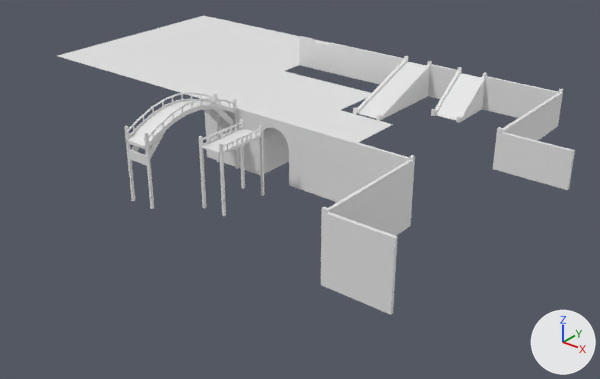
An edit to the FBX model Steam Empire/Assets/Models/mod_environment/mod_walkwaysAndWalls.fbx, drawn before and after from the same camera.
One viewpoint serves both versions: a 50 mm lens placed at (68.2, -96.8, 46.6), pointed at (-5.3, -4.9, -10.4). Lighting does not change. The marker at lower right points along +X, +Y and +Z. Where no turn or scale is listed for an object, it has been applied to the vertices.

Before the edit, the objects in view are built like this:
```python
me_cube_063 = bpy.data.meshes.new('Cube.063')
me_cube_063.from_pydata(...)  # 20 vertices, 18 faces; spans x -5.0..5.0, y -10.0..0.0, z -10.0..0.9
me_cube_065 = bpy.data.meshes.new('Cube.065')
me_cube_065.from_pydata(...)  # 24 vertices, 22 faces; spans x -5.0..5.0, y -0.5..0.0, z 0.0..5.4
me_plane_002 = bpy.data.meshes.new('Plane.002')
me_plane_002.from_pydata([(-10.0, -10.0, 0.0), (10.0, -10.0, 0.0), (-10.0, 10.0, 0.0), (10.0, 10.0, 0.0)], [], [(0, 1, 3, 2)])
ob_ground_2x2 = bpy.data.objects.new('ground_2x2', me_plane_002)
ob_ground_2x2.location = (-15.0, 5.0, 0.0)
ob_wall_10x5_opening = bpy.data.objects.new('wall_10x5_opening', me_cube_065)
ob_wall_10x5_opening.location = (-20.0, 20.0, 0.0)
ob_wall_cornerinner_10x10 = bpy.data.objects.new('wall_cornerInner_10x10', me_cube_063)
ob_wall_cornerinner_10x10.location = (10.0, -5.0, 0.0)
# also in view: 'wall_cornerOuter_10x10' at (19.8, -20.3, -4.6); 'ground_1x1' at (0.0, 0.0, 0.0); 'wall_10x5' at (-10.0, 19.8, 2.7); 'wall_10x10' at (0.0, -5.3, -4.8); 'sewer_tunnel' at (-10.0, 0.0, -5.5)
```
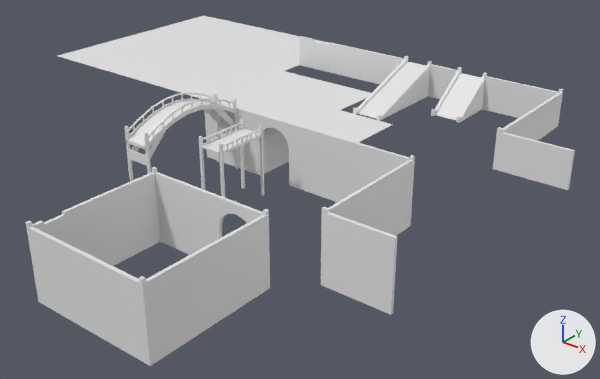
Where the newer file only moved an object's origin or applied its transform, the numbers keep the older frame.

The change, as a diff of the scene's bpy script:
```diff
--- a/Steam Empire/Assets/Models/mod_environment/mod_walkwaysAndWalls.fbx.py
+++ b/Steam Empire/Assets/Models/mod_environment/mod_walkwaysAndWalls.fbx.py
@@ me_cube_066 @@
+me_cube_066.from_pydata(...)  # 94 vertices, 85 faces; spans x -15.0..5.0, y -20.0..0.0, z -10.0..1.0
@@ ob_sewer_entrance_full @@
+ob_sewer_entrance_full = bpy.data.objects.new('sewer_entrance_full', me_cube_066)
+ob_sewer_entrance_full.location = (5.0, -30.0, 0.0)
```

Location of each change, [x1, y1, x2, y2] in pixels of the pictures (600 x 379 px):
'sewer_entrance_full', added
    after: [26, 167, 270, 366]
